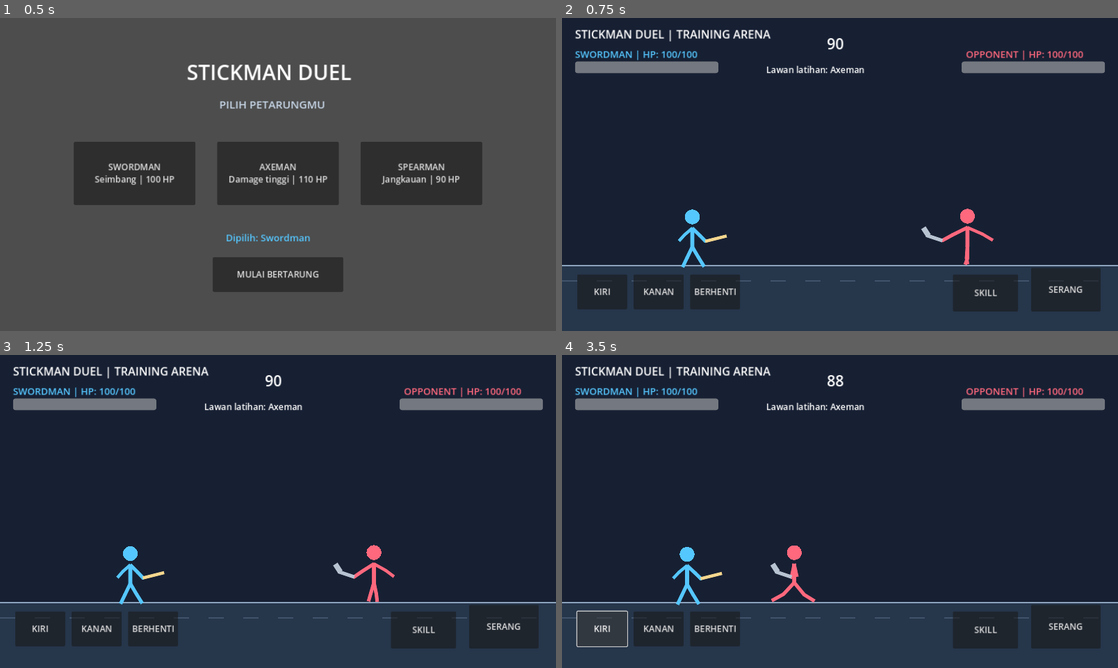
Above: before the commit, frames 1-4 (two rows, left to right).
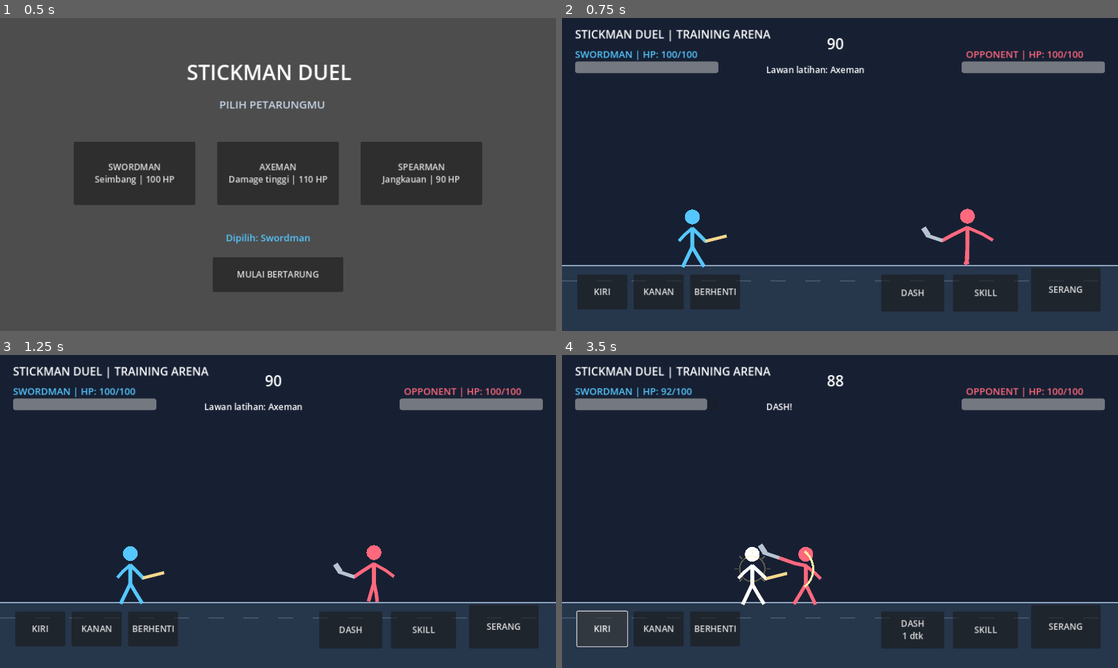
Above: after the commit, the same moments.

Repository: satriamada-web/stickman-duel
Game: Godot game, scene res://scenes/main.tscn
Same seed, same stepped clock (60 frames per second), same inputs: the game is played once before the commit and once after it.
Inputs (mouse positions are in pixels of both pictures, inside the frame that each line leads up to):
- Up to frame 1 (0.5 s): no input
- Up to frame 2 (0.75 s): click "MULAI BERTARUNG" at 0.5 s
- Up to frame 3 (1.25 s): no input
- Up to frame 4 (3.5 s): click (912, 630) at 1.25 s, where only the run after the commit has a clickable "DASH"; click (912, 630) at 2 s, where only the run after the commit has a clickable "DASH 2 dtk"; click "KIRI" at 2.75 s

Frame 1 is identical in both runs. In frame 2, 1.3% of the frame differs, in the area x 57-69%, y 82-94%; in frame 3, 1.3%; in frame 4, 3.2%, in the area x 17-69%, y 10-94%.

Commit message:
Add dash movement ability and cooldown button

Diff:
--- a/scripts/main.gd
+++ b/scripts/main.gd
@@ -18,6 +18,9 @@
 var attack_cooldown := 0.0
 var skill_cooldown := 0.0
 var skill_animation_time := 0.0
+var dash_cooldown := 0.0
+var dash_time := 0.0
+var player_facing := 1
 var attack_animation_time := 0.0
 var enemy_attack_animation_time := 0.0
 var animation_time := 0.0
@@ -39,6 +42,7 @@
 var selection_label: Label
 var result_button: Button
 var skill_button: Button
+var dash_button: Button
 var player_hp_bar: ProgressBar
 var enemy_hp_bar: ProgressBar
 
@@ -73,9 +77,18 @@
 	attack_cooldown = maxf(0.0, attack_cooldown - delta)
 	skill_cooldown = maxf(0.0, skill_cooldown - delta)
 	skill_animation_time = maxf(0.0, skill_animation_time - delta)
+	dash_cooldown = maxf(0.0, dash_cooldown - delta)
+	dash_time = maxf(0.0, dash_time - delta)
 	enemy_attack_cooldown = maxf(0.0, enemy_attack_cooldown - delta)
 	var stats: Dictionary = CHARACTERS[selected_character]
-	player_x = clampf(player_x + move_direction * float(stats["speed"]) * delta, 70.0, 1210.0)
+	if move_direction != 0:
+		player_facing = move_direction
+	var current_speed := float(stats["speed"])
+	if dash_time > 0.0:
+		current_speed = 900.0
+		player_x = clampf(player_x + player_facing * current_speed * delta, 70.0, 1210.0)
+	else:
+		player_x = clampf(player_x + move_direction * current_speed * delta, 70.0, 1210.0)
 
 	var distance := absf(enemy_x - player_x)
 	if distance > 125.0:
@@ -226,6 +239,7 @@
 	_add_move_button(game_ui, "KIRI", Vector2(35, 590), Vector2(115, 80), -1)
 	_add_move_button(game_ui, "KANAN", Vector2(165, 590), Vector2(115, 80), 1)
 	_add_button(game_ui, "BERHENTI", Vector2(295, 590), Vector2(115, 80), func(): move_direction = 0)
+	dash_button = _add_button(game_ui, "DASH", Vector2(735, 590), Vector2(145, 85), _use_dash)
 	skill_button = _add_button(game_ui, "SKILL", Vector2(900, 590), Vector2(150, 85), _use_skill)
 	_add_button(game_ui, "SERANG", Vector2(1080, 575), Vector2(160, 100), _attack)
 	result_button = _add_button(game_ui, "KEMBALI KE MENU", Vector2(510, 470), Vector2(260, 70), _return_to_menu)
@@ -248,6 +262,9 @@
 	attack_cooldown = 0.0
 	skill_cooldown = 0.0
 	skill_animation_time = 0.0
+	dash_cooldown = 0.0
+	dash_time = 0.0
+	player_facing = 1
 	enemy_attack_cooldown = 0.0
 	move_direction = 0
 	match_over = false
@@ -311,6 +328,17 @@
 	else:
 		status_label.text = "Terlalu jauh! Dekati lawan terlebih dahulu."
 
+
+
+func _use_dash() -> void:
+	if not game_started or match_over or dash_cooldown > 0.0:
+		return
+	if move_direction != 0:
+		player_facing = move_direction
+	dash_time = 0.18
+	dash_cooldown = 2.5
+	status_label.text = "DASH!"
+	queue_redraw()
 
 func _use_skill() -> void:
 	if not game_started or match_over or skill_cooldown > 0.0:
@@ -353,6 +381,8 @@
 	timer_label.text = str(ceili(time_left))
 	if skill_button != null:
 		skill_button.text = "SKILL" if skill_cooldown <= 0.0 else "SKILL\n%d dtk" % ceili(skill_cooldown)
+	if dash_button != null:
+		dash_button.text = "DASH" if dash_cooldown <= 0.0 else "DASH\n%d dtk" % ceili(dash_cooldown)
 
 func _finish_match() -> void:
 	match_over = true
